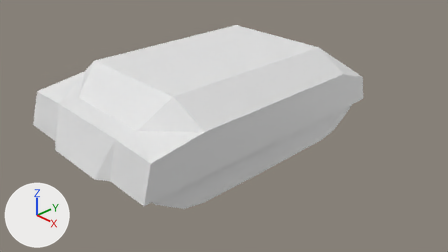
The Blender file raw/blends/tank.blend, before and after one commit.
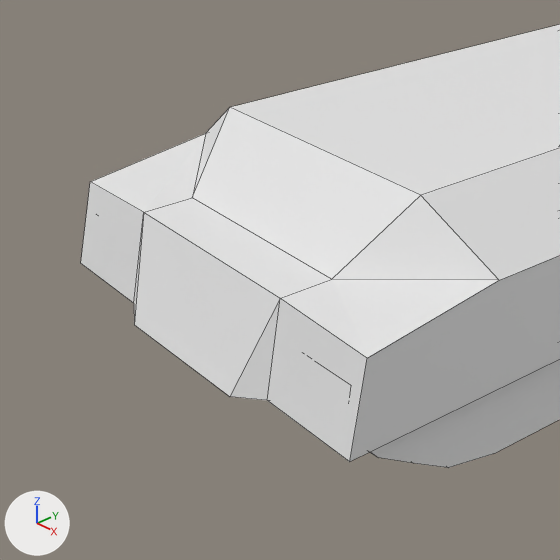
Each version appears first from the file's camera 'Camera', and next in a close-up on the part from 0% to 51% of the width and 7% to 98% of the height. The lights are fixed; the arrows at lower left show +X, +Y and +Z. The close-ups show mesh edges as thin lines.

Before the edit, the objects in view are built like this:
```python
me_cylinder_002 = bpy.data.meshes.new('Cylinder.002')
me_cylinder_002.from_pydata(...)  # 42 vertices, 18 faces; spans x -0.51..0.68, y -1.49..4.56, z -1.1..-0.22
me_cylinder_005 = bpy.data.meshes.new('Cylinder.005')
me_cylinder_005.from_pydata(...)  # 42 vertices, 18 faces; spans x -0.51..0.68, y -1.49..4.56, z -1.1..-0.22
me_plane_004 = bpy.data.meshes.new('Plane.004')
me_plane_004.from_pydata(...)  # 32 vertices, 27 faces; spans x -7.0..1.0, y -8.67..1.14, z -3.25..0.11
# before: 0 (-1.0, 0.91, -0.53) at pixel (133, 303), 2 (-1.0, 0.06, 0.04) at pixel (143, 212), 5 (-5.0, 0.89, -0.54) at pixel (267, 400), 7 (-5.0, 0.06, 0.04) at pixel (280, 298), 26 (-1.56, 1.14, -0.51) at pixel (134, 324)
# before: 27 (-4.44, 1.12, -0.51) at pixel (229, 396), 28 (-1.0, 0.02, -1.13), 29 (-5.0, 0.01, -1.13)
ob_cylinder = bpy.data.objects.new('Cylinder', me_cylinder_002)
ob_cylinder.location = (-0.8, -1.5, 0.8)
ob_cylinder.rotation_euler = (0.0, 1.571, 0.0)  # degrees (0, 90, 0)
ob_cylinder_001 = bpy.data.objects.new('Cylinder.001', me_cylinder_005)
ob_cylinder_001.location = (2.1, -1.5, 0.8)
ob_cylinder_001.rotation_euler = (0.0, 1.571, 0.0)  # degrees (0, 90, 0)
ob_plane_003 = bpy.data.objects.new('Plane.003', me_plane_004)
ob_plane_003.location = (-1.5, -2.831, 1.493)
ob_plane_003.rotation_euler = (12.12, 0.0, 3.142)  # degrees (334, 0, 180)
ob_plane_003.scale = (0.5, 0.6, 1.0)
```
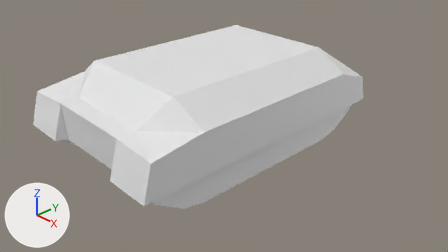
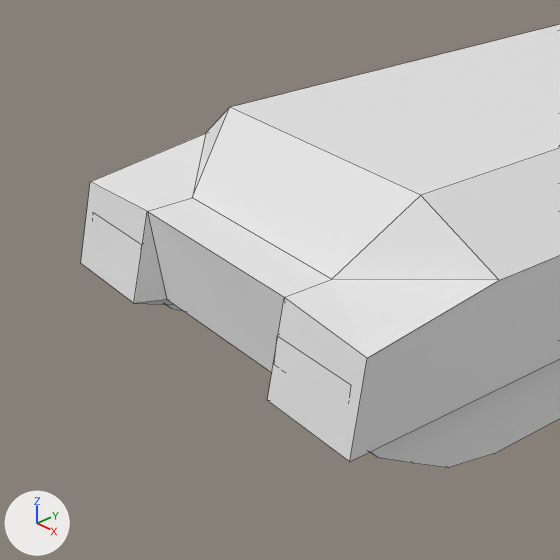
Changed parts and their boxes (x1, y1, x2, y2) in the close-ups (560 x 560 px):
'Cylinder', reshaped (not visible before): after (165, 304, 184, 312)
part 2 of me_plane_004, built on: (81, 133, 499, 462) in both

Edits to the bpy script that builds the scene:
```text
Change me_cylinder_002:
    used by ob_cylinder; location = (-0.8, -1.5, 0.8); rotation_euler = (0.0, 1.571, 0.0), in degrees (0, 90, 0)
    remove me_cylinder_002.from_pydata(...)  # 42 vertices, 18 faces; spans x -0.51..0.68, y -1.49..4.56, z -1.1..-0.22
    add me_cylinder_002.from_pydata(...)  # 32 vertices, 18 faces; spans x -0.51..0.67, y -1.49..4.56, z -1.1..-0.22
    me_cylinder_002 part 1
    10 vertices are removed from x -0.51..0.68, y -0.25..3.32, z -1.1..-0.22
    6 faces are deleted
    6 new faces join them
Change me_plane_004:
    where me_plane_004.from_pydata(...)  # 32 vertices, 27 faces; spans x -7.0..1.0, y -8.67..1.14, z -3.25..0.11
    used by ob_plane_003; location = (-1.5, -2.831, 1.493); rotation_euler = (12.12, 0.0, 3.142), in degrees (334, 0, 180); scale = (0.5, 0.6, 1.0)
    verts and faces of me_plane_004; kept vertices keep their numbers, new ones are numbered from 32
    me_plane_004 part 2
    add delete_faces([(0, 28, 29, 5, 27, 26)])
    add verts[2] = (-1.0, 0.02, 0.03)  # moved, pixel (147, 211)
    add verts[7] = (-5.0, 0.02, 0.03)  # moved, pixel (284, 297)
    add verts[26] = (-1.11, 0.55, -0.68)  # moved, pixel (166, 299)
    add verts[27] = (-4.89, 0.53, -0.68)  # moved
    add faces += [(0, 28, 26), (26, 28, 29, 27), (5, 27, 29)]
```
